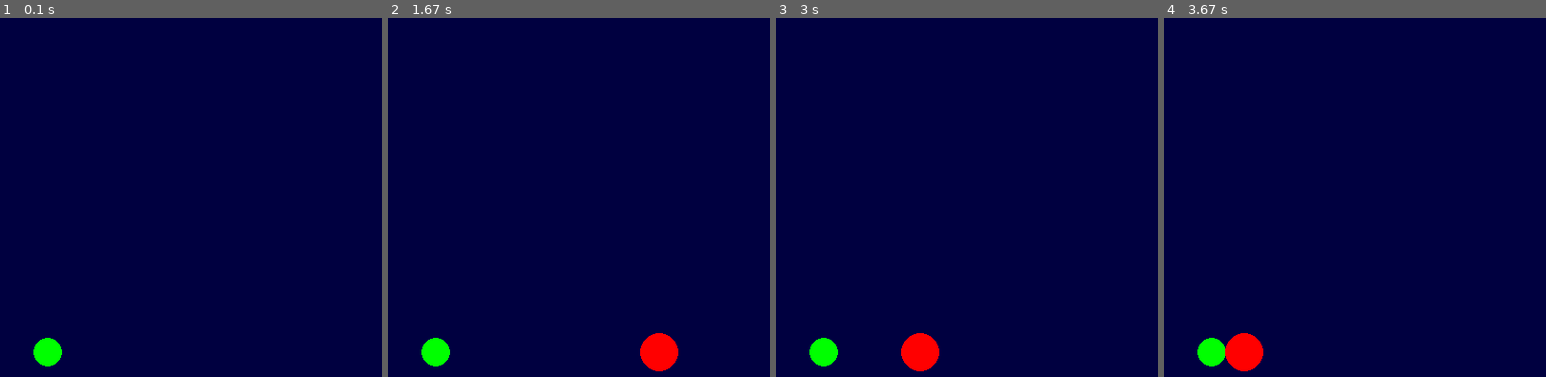
Above: before the commit, frames 1-4 (left to right).
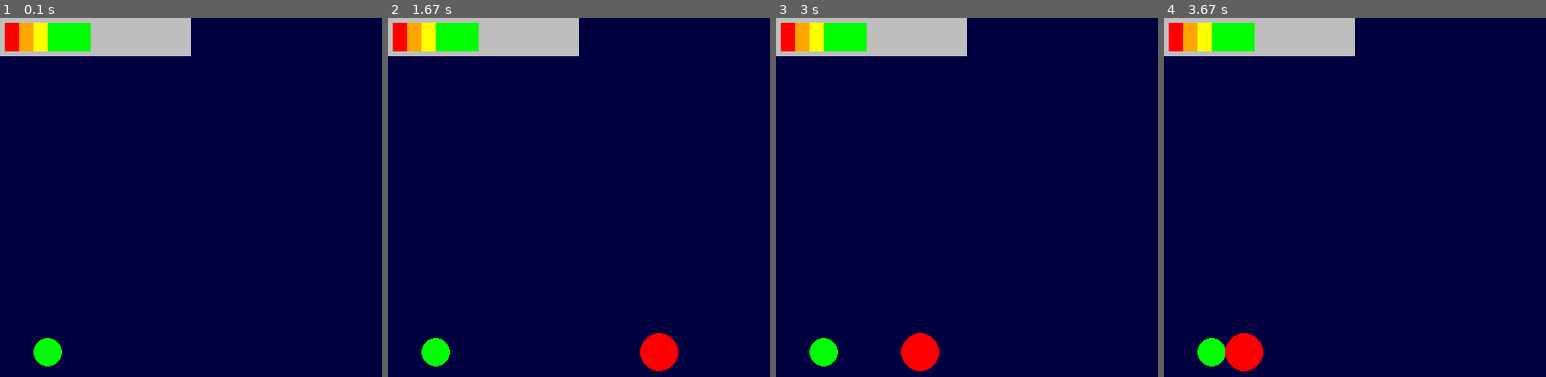
Above: after the commit, the same moments.

Repository: joshjmin/SpeedyPenguin
Game: pygame game, started from tests/death_test.py
Same seed, same stepped clock (60 frames per second), same inputs: the game is played once before the commit and once after it.
Inputs:
- Up to frame 1 (0.1 s): no input
- Up to frame 2 (1.67 s): tap Space at 0.33 s
- Up to frame 3 (3 s): no input
- Up to frame 4 (3.67 s): no input

The runs differ from the first frame. In frame 1, 5.3% of the frame differs, in the area x 0-50%, y 0-11%; in frame 2, 5.3%; in frame 3, 5.3%; in frame 4, 5.3%.

Commit message:
jump_tests

Diff:
--- a/tests/death_test.py
+++ b/tests/death_test.py
@@ -8,12 +8,17 @@
     pass
 app = App()
 
+player = pygame.image.load('sawczak_demo/assets/penguin.png')
 app.x = 50
 app.y = 350
+app.barx = 50
+app.bary = 50
 app.projx = 450
 app.projy = 350
 time = 0
 run = True
+
+
 
 while run:
     clock.tick(100)
@@ -23,6 +28,7 @@
 
     keys = pygame.key.get_pressed()
     app.projx -= 1
+    #make a timebar
 
     if keys[pygame.K_SPACE]:
         if app.y < 50:
@@ -40,11 +46,34 @@
             time -= 1
             print(time)
 
-    if app.x - app.projx < 15 and app.x - app.projx > -15 and app.y - app.projy < 15 and app.y - app.projy > -15:
+    if app.x - app.projx < 25 and app.x - app.projx > -25 and app.y - app.projy < 25 and app.y - app.projy > -25:
         break
     window.fill((0, 0, 64))
-    pygame.draw.circle(window, 'green', (app.x,app.y), 15)
+    pygame.draw.circle(window, 'green', (app.x , app.y) , 15)
     pygame.draw.circle(window, 'red' , (app.projx , app.projy) , 20)
+    #jump meater
+    pygame.draw.rect(window , 'gray' , (0,0, 200 , 40))
+    if time <= 30:
+        pygame.draw.rect(window , 'red' , (5,5,5,30))
+    if time <= 27:
+        pygame.draw.rect(window, 'red' , (10,5,10,30))
+    if time <= 24:
+        pygame.draw.rect(window, 'red' , (15,5,15,30))
+    if time <= 21:
+        pygame.draw.rect(window, 'orange' , (20,5,20,30))
+    if time <= 18:
+        pygame.draw.rect(window, 'orange' , (25,5,25,30))
+    if time <= 15:
+        pygame.draw.rect(window, 'orange' , (30,5,30,30))
+    if time <= 12:
+        pygame.draw.rect(window, 'yellow' , (35,5,35,30))
+    if time <= 9:
+        pygame.draw.rect(window, 'yellow' , (40,5,40,30))
+    if time <= 6:
+        pygame.draw.rect(window, 'yellow' , (45,5,45,30))
+    if time <= 3:
+        pygame.draw.rect(window, 'green' , (50,5,40,30))
+    if time <= 0:
+        pygame.draw.rect(window, 'green' , (55 , 5 , 40 , 30))
     pygame.display.flip()
-
 pygame.quit()
